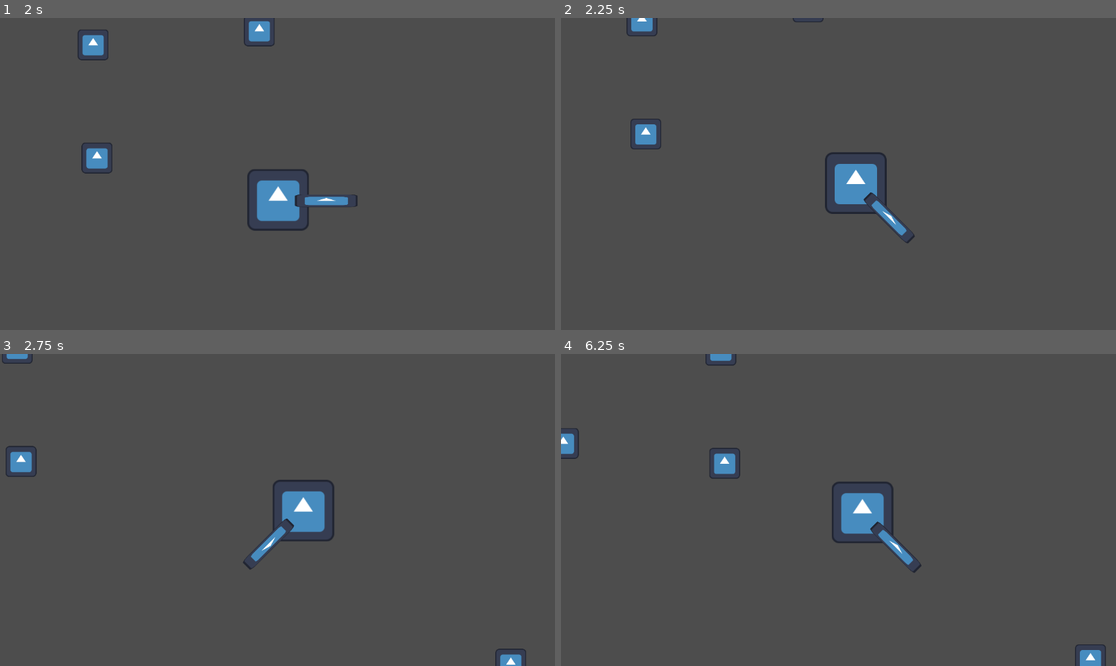
Above: before the commit, frames 1-4 (two rows, left to right).
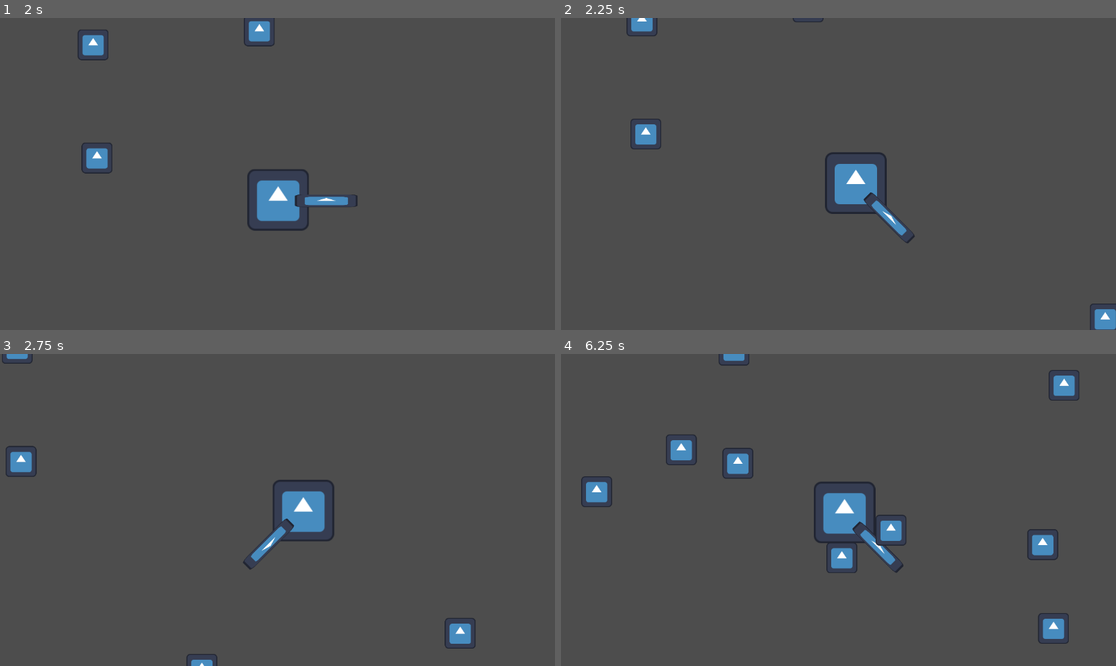
Above: after the commit, the same moments.

Repository: Lullaby97/gdscriptGame
Game: Godot game, scene res://src/entities/main.tscn
Two runs of this game, one before a commit and one after it. Both use one fixed random seed, a clock stepped at 60 frames per second and the inputs below. The engine's default icon, where the game draws it, is replaced by a stand-in: a white triangle on a blue panel in a dark square.
Inputs:
- Up to frame 1 (2 s): hold D (move_right) 0.53-1.28 s; hold S (move_down) from 1.28 s (still down)
- Up to frame 2 (2.25 s): release S (move_down) at 2.03 s; hold D (move_right) from 2.03 s (still down)
- Up to frame 3 (2.75 s): keep holding D (move_right)
- Up to frame 4 (6.25 s): release D (move_right) at 2.78 s; hold W (move_up) 2.78-3.53 s; hold A (move_left) 3.53-5.03 s; hold S (move_down) 5.03-5.78 s; hold D (move_right) from 5.78 s (still down)

Frame 1 is identical in both runs. In frame 2, 0.3% of the frame differs, in the area x 95-100%, y 91-100%; in frame 3, 0.6%; in frame 4, 4.9%, in the area x 0-99%, y 0-100%.

Commit message:
feat: implement basic enemy tracking AI and player group detection

Diff:
--- a/src/entities/enemies/dummy.gd
+++ b/src/entities/enemies/dummy.gd
@@ -1,9 +1,13 @@
 class_name Dummy
 extends CharacterBody2D
+
+@export var move_speed: float = 100.0
 
 @onready var health_component: HealthComponent = $HealthComponent
 @onready var sprite: Sprite2D = $Sprite2D
 @onready var collision_shape: CollisionShape2D = $CollisionShape2D
+
+var _player: Node2D
 
 
 func _ready() -> void:
@@ -11,8 +15,18 @@
 	health_component.died.connect(_on_died)
 
 
+func _physics_process(delta: float) -> void:
+	if not is_instance_valid(_player):
+		return
+
+	var direction: Vector2 = global_position.direction_to(_player.global_position)
+	velocity = direction * move_speed
+	move_and_slide()
+
+
 func activate(spawn_position: Vector2) -> void:
 	global_position = spawn_position
+	_player = get_tree().get_first_node_in_group("player") as Node2D
 	health_component.reset()
 	show()
 	process_mode = Node.PROCESS_MODE_INHERIT
@@ -20,6 +34,7 @@
 
 
 func deactivate() -> void:
+	_player = null
 	hide()
 	process_mode = Node.PROCESS_MODE_DISABLED
 	collision_shape.set_deferred("disabled", true)
--- a/src/entities/enemies/dummy.tscn
+++ b/src/entities/enemies/dummy.tscn
@@ -12,6 +12,9 @@
 size = Vector2(64, 64)
 
 [node name="Dummy" type="CharacterBody2D" unique_id=1688948724]
+collision_layer = 4
+collision_mask = 7
+motion_mode = 1
 script = ExtResource("1_1uwbr")
 
 [node name="Sprite2D" type="Sprite2D" parent="." unique_id=1699280118]
--- a/src/entities/main.tscn
+++ b/src/entities/main.tscn
@@ -6,7 +6,7 @@
 
 [node name="Main" type="Node2D" unique_id=1925689280]
 
-[node name="Player" parent="." unique_id=8192400 instance=ExtResource("1_gsms5")]
+[node name="Player" parent="." unique_id=8192400 groups=["player"] instance=ExtResource("1_gsms5")]
 
 [node name="Dummy" parent="." unique_id=1688948724 instance=ExtResource("2_5j1nm")]
 position = Vector2(-159, -112)
